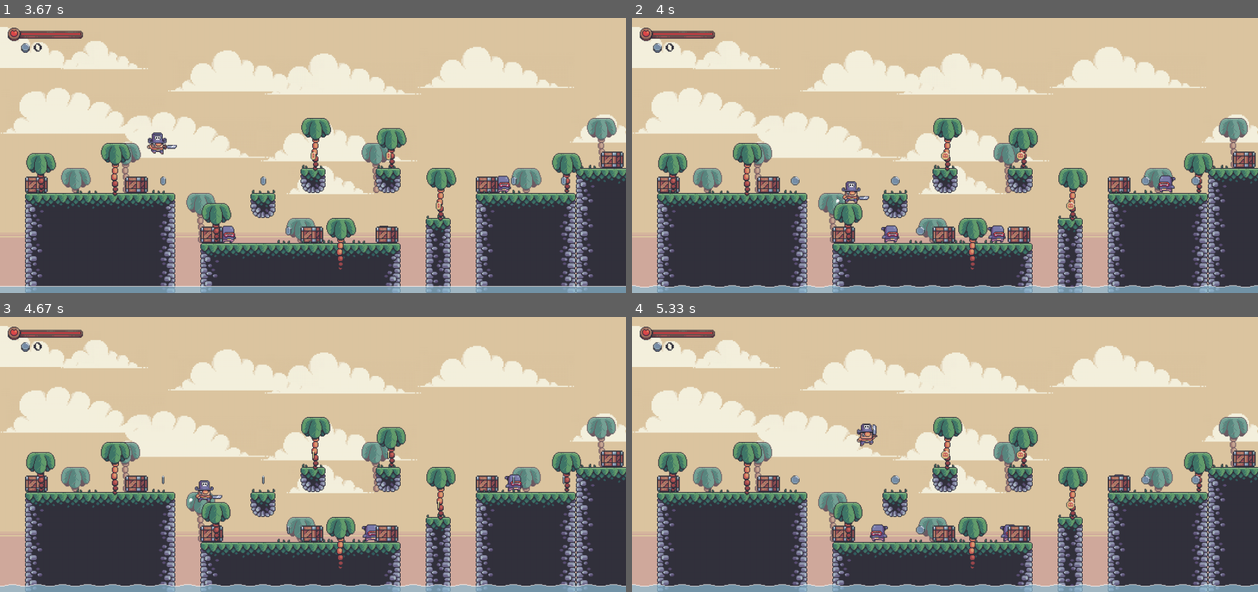
Above: before the commit, frames 1-4 (two rows, left to right).
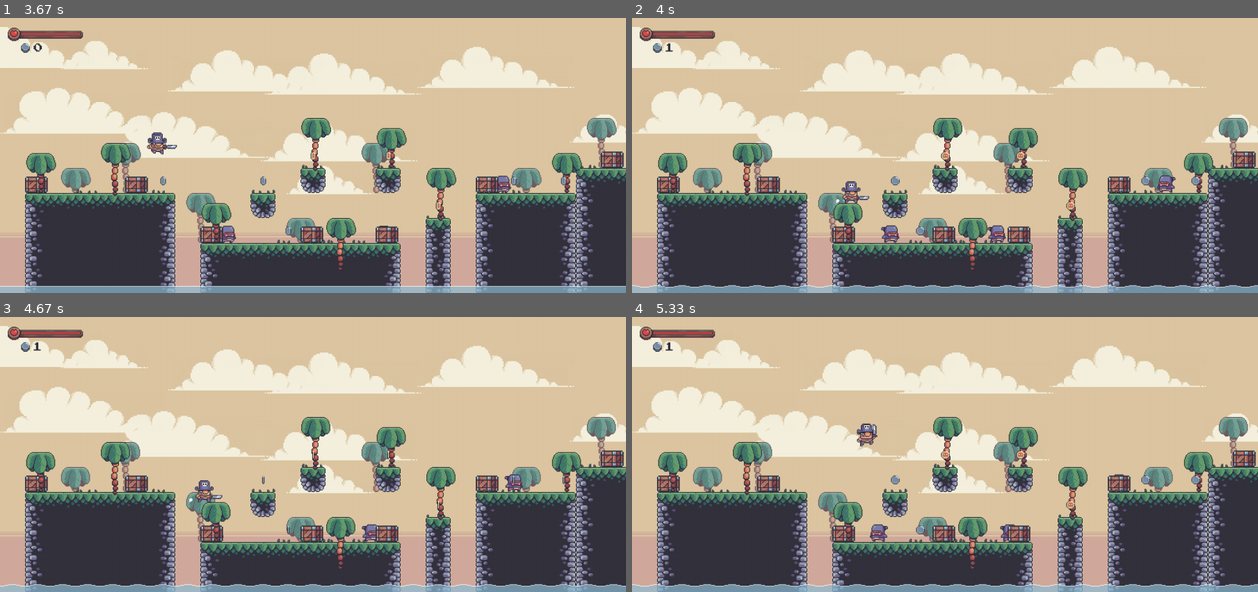
Above: after the commit, the same moments.

Repository: harryodubhghaill/pygame-platformer
Game: pygame game, started from main.py
The game is run twice, just before and just after one commit, with the same random seed, the same clock (stepped at 60 frames per second) and the same inputs.
Inputs:
- Up to frame 1 (3.67 s): tap Space at 0.33 s; hold D 0.67-1.13 s; hold W 1.17-1.47 s; hold D 1.5-1.97 s; hold D 2-2.53 s; hold D 2.57-2.97 s; hold W 3-3.37 s; hold D from 3.4 s (still down)
- Up to frame 2 (4 s): keep holding D
- Up to frame 3 (4.67 s): release D at 4.03 s; hold A 4.07-4.53 s; hold D from 4.57 s (still down)
- Up to frame 4 (5.33 s): release D at 5.03 s; hold W from 5.07 s (still down)

Frame 1 is identical in both runs. In frame 2, less than 0.1% of the frame differs, in the area x 5-27%, y 9-61%; in frame 3, less than 0.1%; in frame 4, less than 0.1%.

Commit message:
give coins collision and value

Diff:
--- a/level.py
+++ b/level.py
@@ -9,7 +9,7 @@
 from game_data import levels
 
 class Level:
-    def __init__(self, current_level, surface, create_overworld):
+    def __init__(self, current_level, surface, create_overworld, change_coins):
 
         # overworld connection
         self.create_overworld = create_overworld
@@ -28,6 +28,9 @@
         self.player = pygame.sprite.GroupSingle()
         self.goal = pygame.sprite.GroupSingle()
         self.player_setup(player_layout)
+
+        # user interface
+        self.change_coins = change_coins
 
         # terrain setup
         terrain_layout = import_csv_layout(level_data['terrain'])
@@ -101,8 +104,8 @@
                         sprite = Crate(tile_size, x, y)
 
                     if type == 'coins':
-                        if val == '0': sprite = Coin(tile_size, x, y, './graphics/coins/gold')
-                        if val == '1': sprite = Coin(tile_size, x, y, './graphics/coins/silver')
+                        if val == '0': sprite = Coin(tile_size, x, y, './graphics/coins/gold', 5)
+                        if val == '1': sprite = Coin(tile_size, x, y, './graphics/coins/silver', 1)
 
                     if type == 'fg palms':
                         if val == '0': sprite = Palm(tile_size, x, y, './graphics/terrain/palm_small', 38)
@@ -245,6 +248,12 @@
         if pygame.sprite.spritecollide(self.player.sprite, self.goal, False):
             self.create_overworld(self.current_level, self.new_max_level)
 
+    def check_coin_collisions(self):
+        collided_coins = pygame.sprite.spritecollide(self.player.sprite, self.coin_sprites, True)
+        if collided_coins:
+            for coin in collided_coins:
+                self.change_coins(coin.value)
+
     def run(self):
 
         # sky
@@ -299,5 +308,7 @@
         self.check_death()
         self.check_win()
 
+        self.check_coin_collisions()
+
         # water
         self.water.draw(self.display_surface, self.world_shift)
--- a/main.py
+++ b/main.py
@@ -21,7 +21,7 @@
         self.ui = UI(screen)
 
     def create_level(self, current_level):
-        self.level = Level(current_level, screen, self.create_overworld)
+        self.level = Level(current_level, screen, self.create_overworld, self.change_coins)
         self.status = 'level'
 
     def create_overworld(self, current_level, new_max_level):
@@ -29,6 +29,9 @@
             self.max_level = new_max_level
         self.overworld = Overworld(current_level, self.max_level, screen, self.create_level)
         self.status = 'overworld'
+
+    def change_coins(self, amount):
+        self.coins += amount
 
     def run(self):
         if self.status == 'overworld':
--- a/tiles.py
+++ b/tiles.py
@@ -39,11 +39,12 @@
         self.rect.x += x_shift
 
 class Coin(AnimatedTile):
-    def __init__(self, size, x, y, path):
+    def __init__(self, size, x, y, path, value):
         super().__init__(size, x, y, path)
         center_x = x + int(size / 2)
         center_y = y + int(size / 2)
         self.rect = self.image.get_rect(center = (center_x, center_y))
+        self.value = value
 
 class Palm(AnimatedTile):
     def __init__(self, size, x, y, path, offset):
